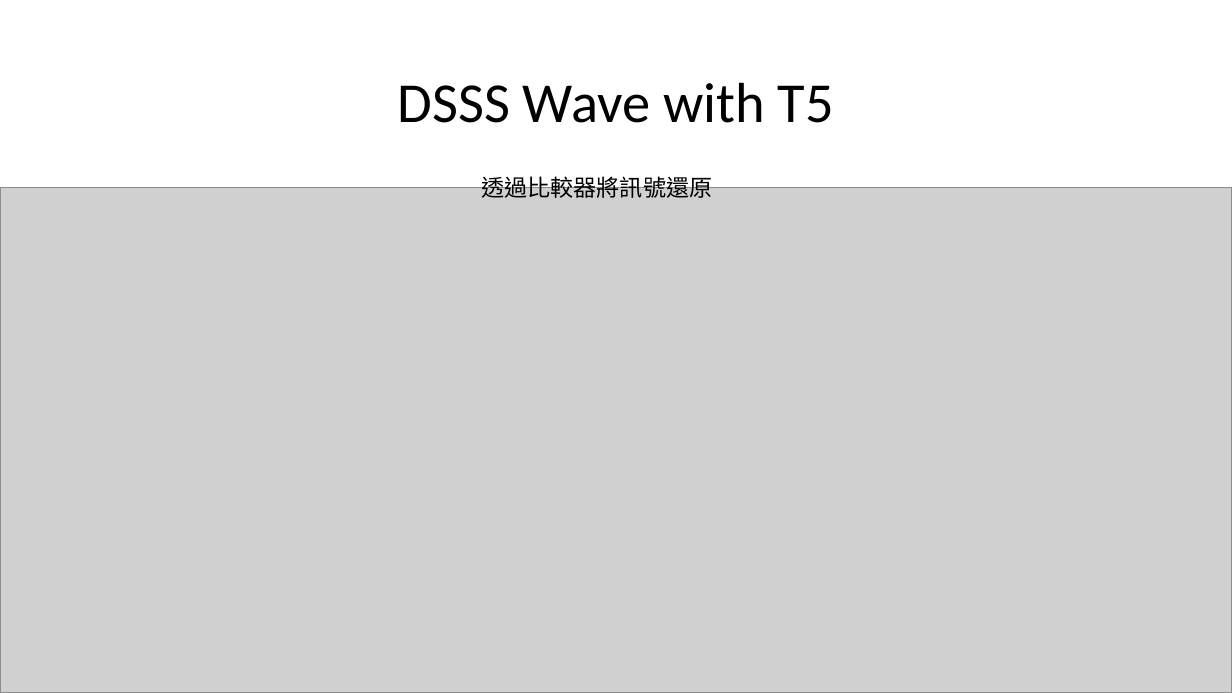
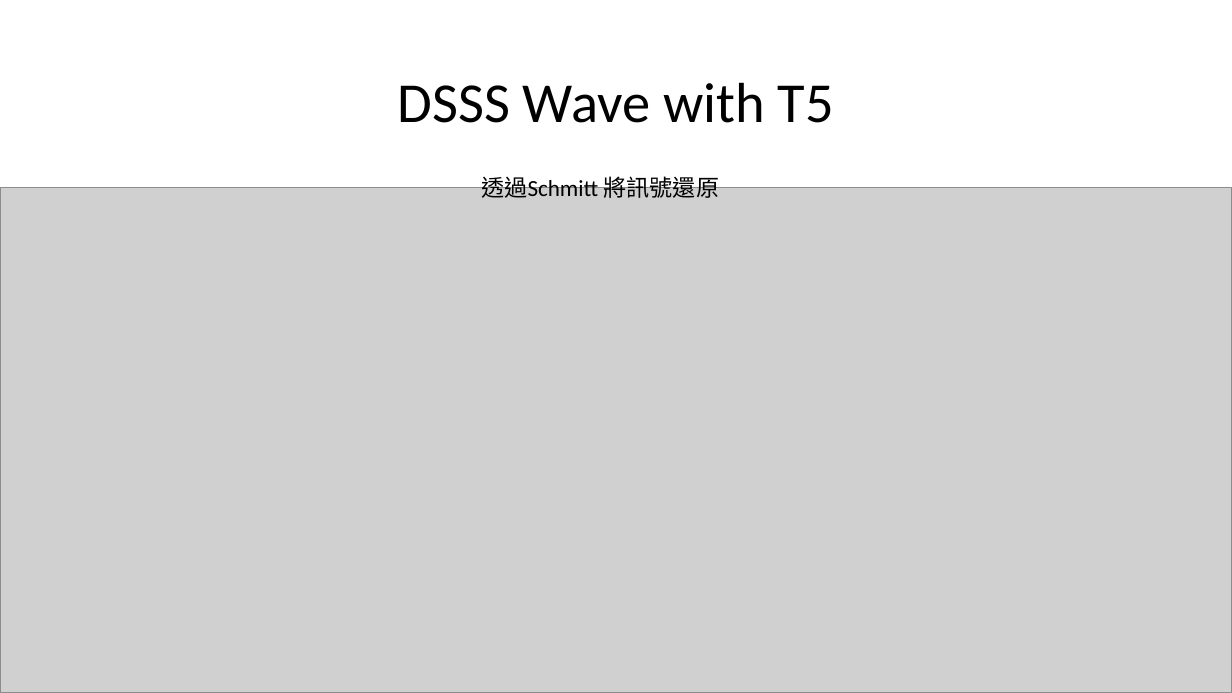
Before and after one commit to a0910281835/Summrary_PDF, a slide deck: slide 48 of Project_Summary_pdf/Project_Summary.pptx (slide 47 before the commit). Drawn at 1232x693 pixels with LibreOffice and Linux fonts; fonts in the diff are those of the drawing; grey boxes stand for pictures. Boxes give left, top, right and bottom in pixels: in the first picture for what was removed or moved away, otherwise in the second. Text is boxed around its words. In the diff, an @@ line names an element or a change of style, - is before the commit and + after.

```diff
--- a/Project_Summary_pdf/Project_Summary.pptx
+++ b/Project_Summary_pdf/Project_Summary.pptx
@@ text at [481, 172, 719, 198]: text changed @@
-透過比較器將訊號還原
+透過Schmitt 將訊號還原
```
Also in this commit, not shown: 1 other slide changed, 1 slide added.
